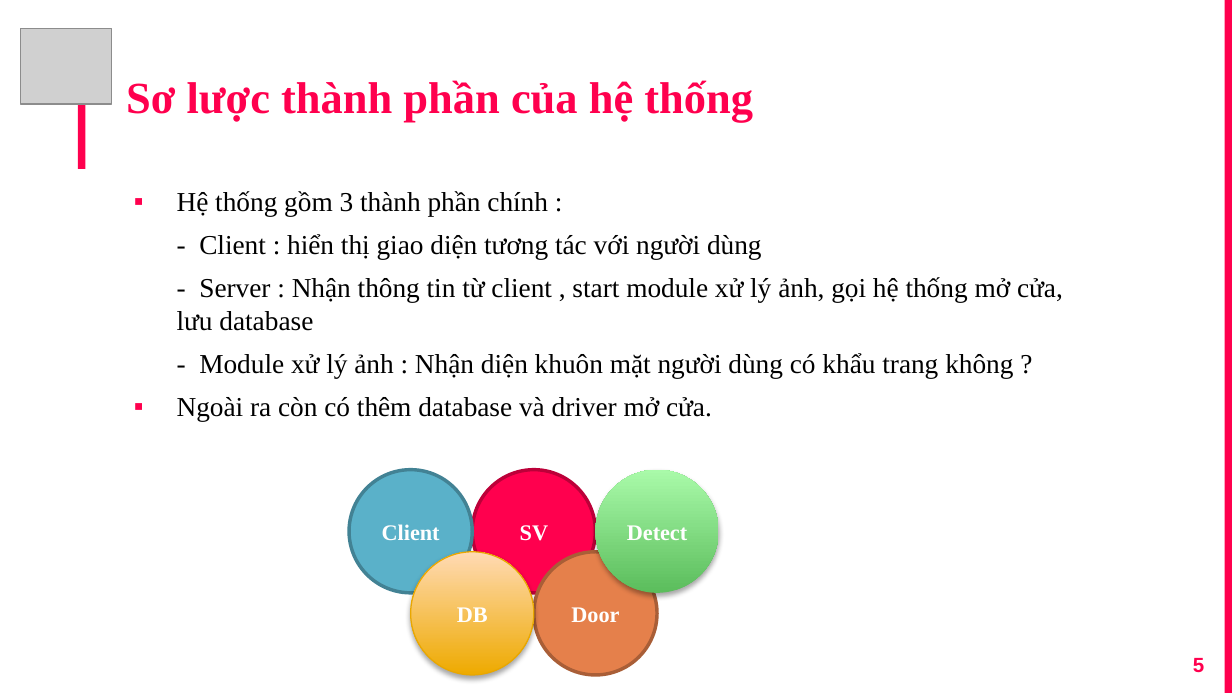
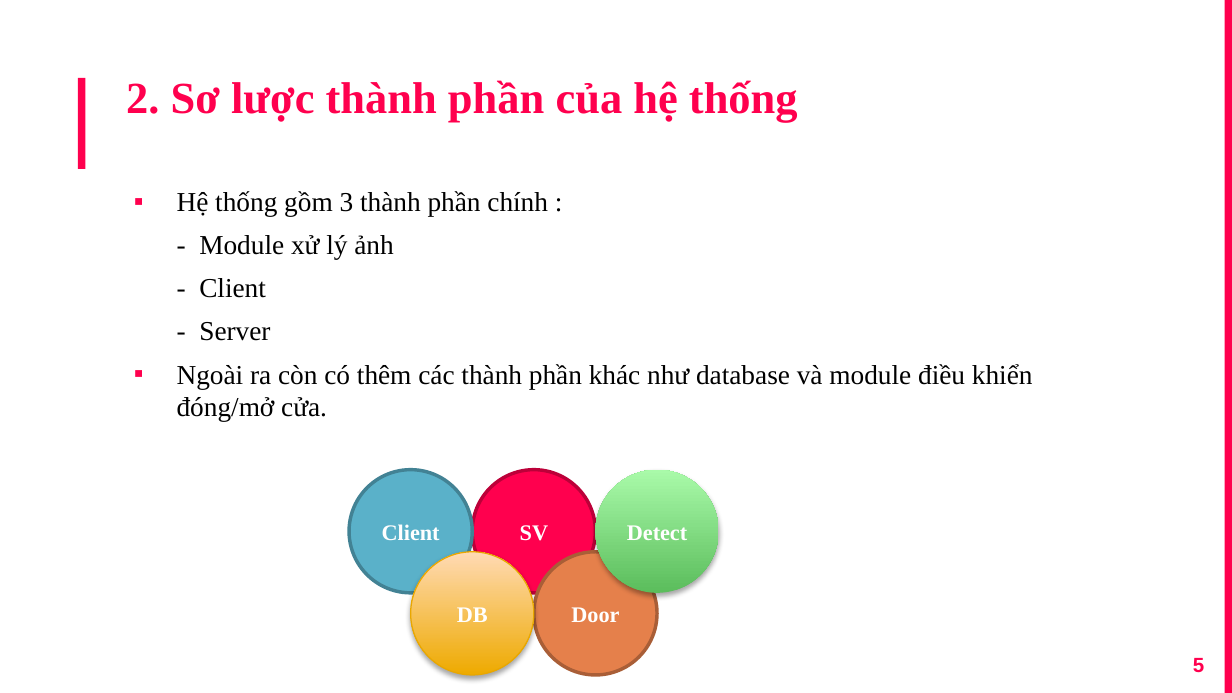
Before and after one commit to ducxd11041999/MaskDetectionV2, a slide deck: slide 5 of Presentation.pptx. Drawn at 1232x693 pixels with LibreOffice and Linux fonts; fonts in the diff are those of the drawing; grey boxes stand for pictures. Boxes give left, top, right and bottom in pixels: in the first picture for what was removed or moved away, otherwise in the second. Text is boxed around its words. In the diff, an @@ line names an element or a change of style, - is before the commit and + after.

```diff
--- a/Presentation.pptx
+++ b/Presentation.pptx
@@ picture removed at (21, 28, 112, 103) @@
@@ title at (126, 80, 798, 122): text changed @@
-Sơ lược thành phần của hệ thống
+2. Sơ lược thành phần của hệ thống
@@ text at (177, 235, 1033, 422): text changed @@
-- Client : hiển thị giao diện tương tác với người dùng
-- Server : Nhận thông tin từ client , start module xử lý ảnh, gọi hệ thống mở cửa, lưu database
-- Module xử lý ảnh : Nhận diện khuôn mặt người dùng có khẩu trang không ?
-▪ Ngoài ra còn có thêm database và driver mở cửa.
+- Module xử lý ảnh
+- Client
+- Server
+▪ Ngoài ra còn có thêm các thành phần khác như database và module điều khiển đóng/mở cửa.
```
Also in this commit, not shown: 10 other slides changed, 4 slides added, 1 slide removed, 11 other files.
